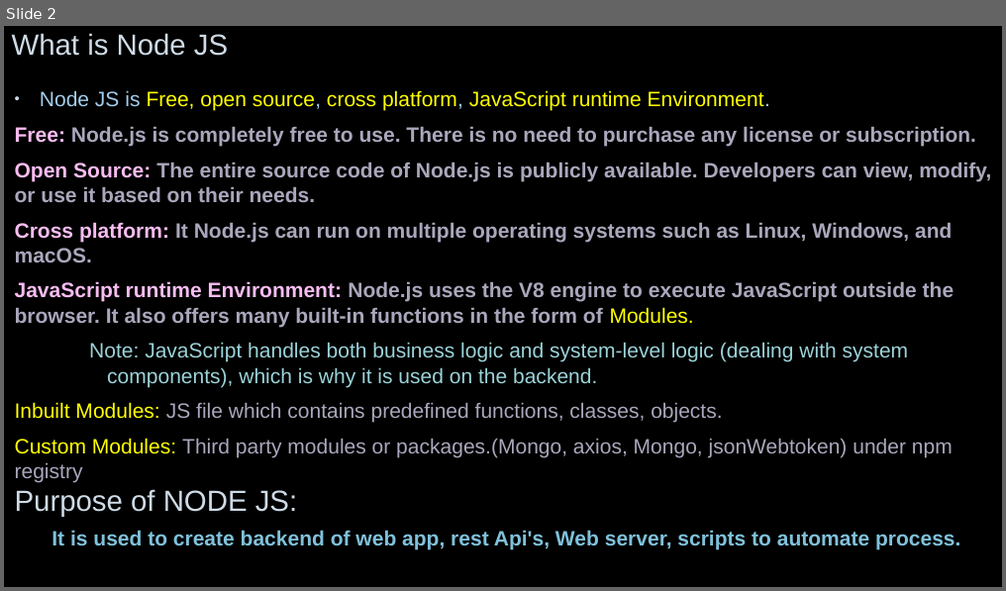
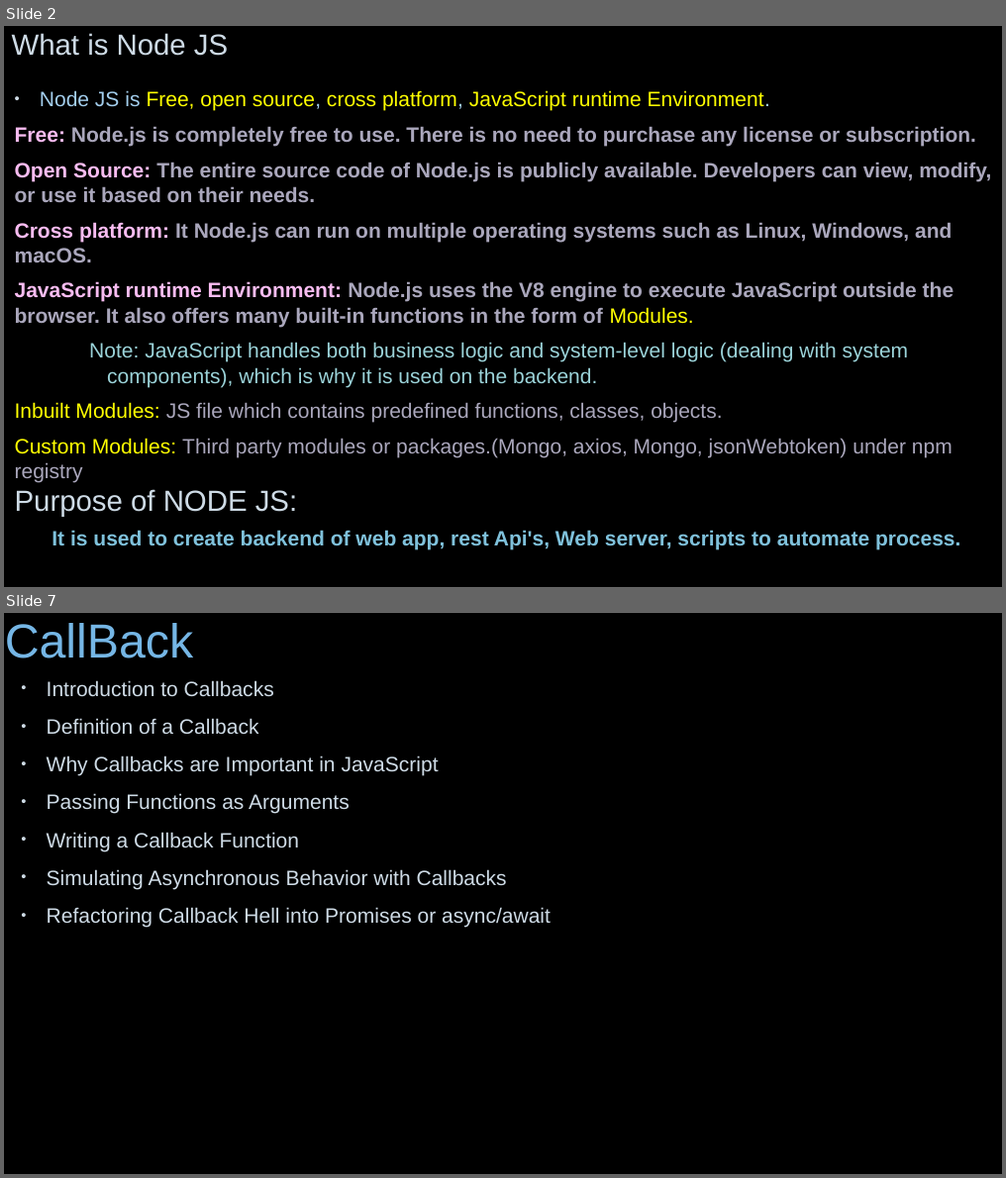
Before and after one commit to JhanaR/mylearnNode, a slide deck: BackEnd - Notes.pptx. Shown one above the other, each under a label of ours: slide 2 before the commit, slides 2 and 7 after it; the slides between them are not shown. The pictures are 1006x591 and 1006x1178 pixels, drawn with LibreOffice and Linux fonts; fonts in the diff are those of the drawing; background and template pictures are left out. Boxes give left, top, right and bottom in pixels: in the first picture for what was removed or moved away, otherwise in the second. Text is boxed around its words. In the diff, an @@ line names an element or a change of style, - is before the commit and + after.

```diff
--- a/BackEnd - Notes.pptx
+++ b/BackEnd - Notes.pptx
@@ slide 7 added at [4,613,1002,1174], background picture (left out) @@
@@ title added at [5,623,193,659], 46 pt, text #75B6E5 @@
+CallBack
@@ text added at [47,680,550,927], 20 pt, text #CEDBE6 @@
+• Introduction to Callbacks
+• Definition of a Callback
+• Why Callbacks are Important in JavaScript
+• Passing Functions as Arguments
+• Writing a Callback Function
+• Simulating Asynchronous Behavior with Callbacks
+• Refactoring Callback Hell into Promises or async/await
```
Also in this commit, not shown: 8 slides changed, 3 other slides added, 2 slides removed, 14 other files.
